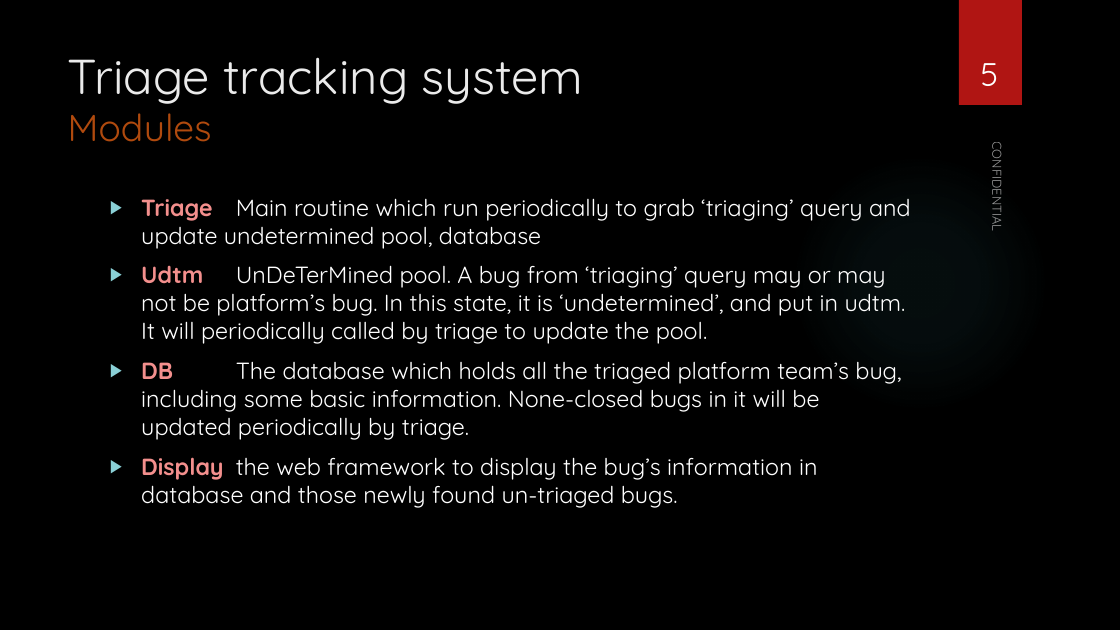
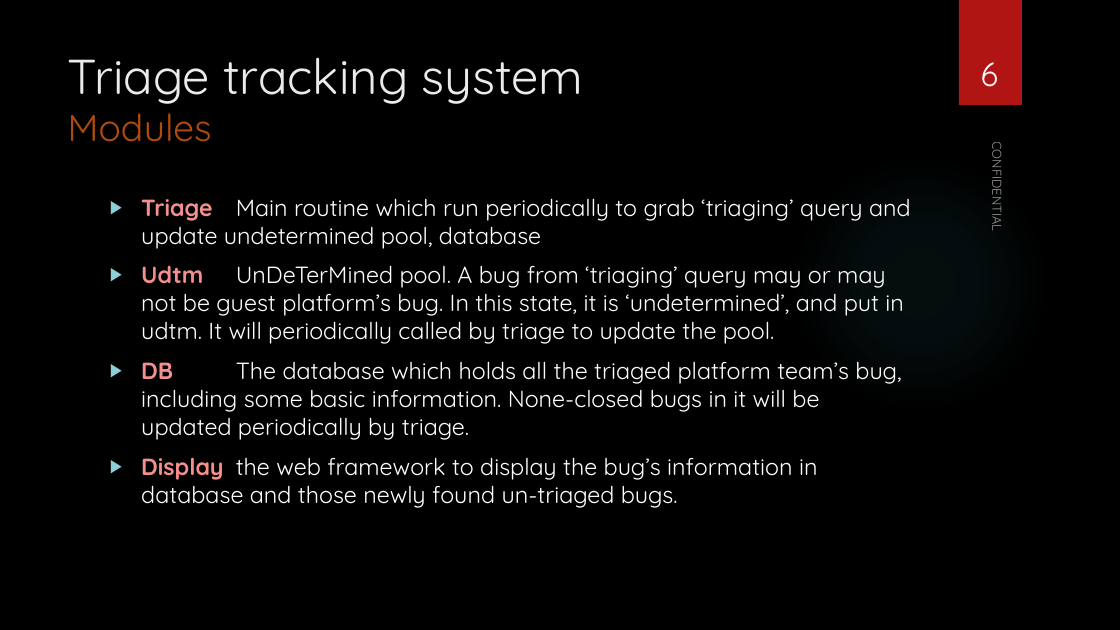
Before and after one commit to vieri1983/triage_tracking, a slide deck: slide 6 of Triage-Tracking-System.pptx (slide 5 before the commit). Drawn at 1120x630 pixels with LibreOffice and Linux fonts; fonts in the diff are those of the drawing; background and template pictures are left out. Boxes give left, top, right and bottom in pixels: in the first picture for what was removed or moved away, otherwise in the second. Text is boxed around its words. In the diff, an @@ line names an element or a change of style, - is before the commit and + after.

Commit message:
version 1.0, only for guest platform team

```diff
--- a/Triage-Tracking-System.pptx
+++ b/Triage-Tracking-System.pptx
@@ page number at bbox=[981, 62, 999, 87]: text changed @@
-5
+6
@@ text at bbox=[141, 265, 903, 344]: text changed @@
-▶ Udtm UnDeTerMined pool. A bug from ‘triaging’ query may or may not be platform’s bug. In this state, it is ‘undetermined’, and put in udtm. It will periodically called by triage to update the pool.
+▶ Udtm UnDeTerMined pool. A bug from ‘triaging’ query may or may not be guest platform’s bug. In this state, it is ‘undetermined’, and put in udtm. It will periodically called by triage to update the pool.
```
Also in this commit, not shown: 9 other slides changed, 8 other files.
